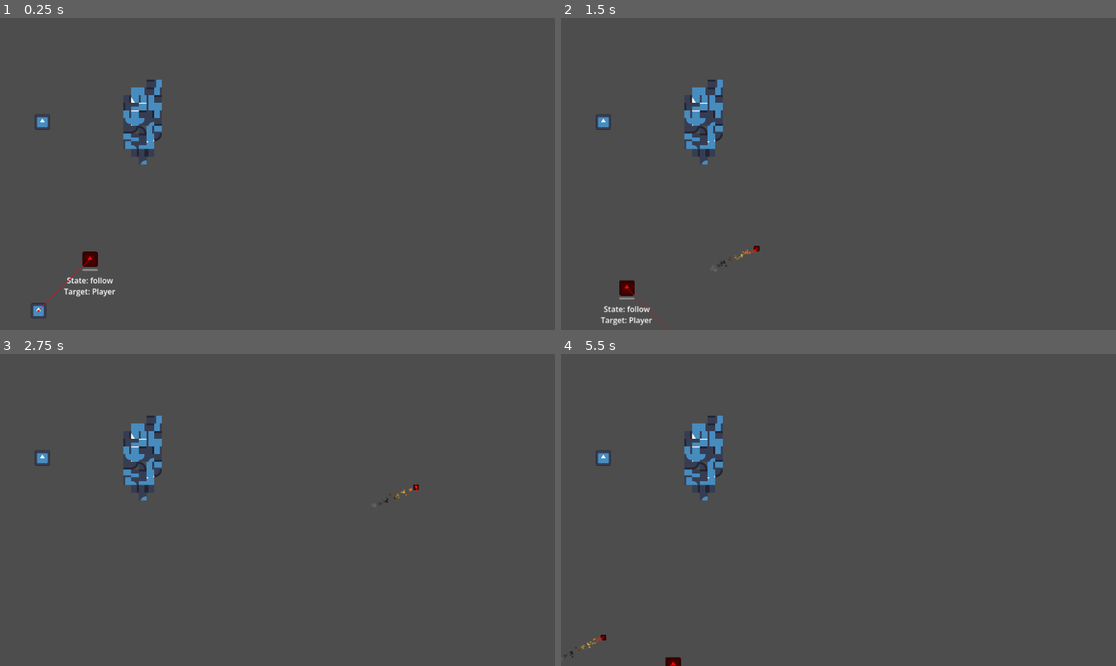
Above: before the commit, frames 1-4 (two rows, left to right).
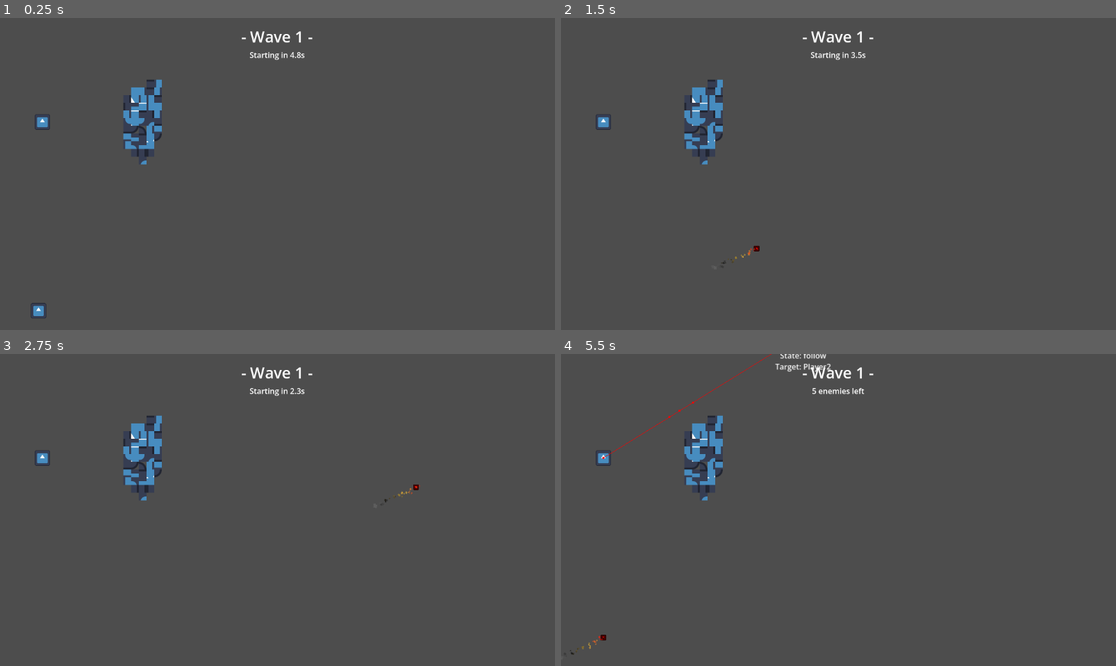
Above: after the commit, the same moments.

Repository: NIK-Pro-coder/coop-roguelike-reborn
Game: Godot game, scene res://main.tscn
Same seed, same stepped clock (60 frames per second), same inputs: the game is played once before the commit and once after it. The engine's default icon, where the game draws it, is replaced by a stand-in: a white triangle on a blue panel in a dark square.
Inputs (mouse positions are in pixels of both pictures, inside the frame that each line leads up to):
- Up to frame 1 (0.25 s): no input
- Up to frame 2 (1.5 s): tap Enter at 0.5 s; move the mouse to (960, 158) at 0.52 s; hold D (right) 0.53-1.28 s; hold Tab (cycle_spell) 0.53-1.28 s; click (960, 158) at 0.67 s; move the mouse to (727, 189) at 1.27 s; hold S (down) from 1.28 s (still down); right-click (727, 189) at 1.35 s
- Up to frame 3 (2.75 s): move the mouse to (333, 441) at 2.02 s; release S (down) at 2.03 s; hold D (right) from 2.03 s (still down); hold Tab (cycle_spell) from 2.03 s (still down)
- Up to frame 4 (5.5 s): move the mouse to (810, 572) at 2.77 s; release D (right) at 2.78 s; release Tab (cycle_spell) at 2.78 s; hold W (up) 2.78-3.53 s; right-click (810, 572) at 2.85 s; click (810, 572) at 2.92 s; move the mouse to (1005, 556) at 3.52 s; hold Tab (cycle_spell) 3.53-4.28 s; hold A (left) 3.53-5.03 s; move the mouse to (672, 463) at 4.27 s; right-click (672, 463) at 4.35 s; move the mouse to (866, 510) at 5.02 s; hold S (down) from 5.03 s (still down); hold Tab (cycle_spell) from 5.03 s (still down); click (866, 510) at 5.17 s

The runs differ from the first frame. In frame 1, 0.7% of the frame differs, in the area x 6-57%, y 4-95%; in frame 2, 0.7%, in the area x 7-57%, y 4-100%; in frame 3, 0.3%; in frame 4, 0.7%.

Commit message:
Added wave indicator + Tested some wave spawning

Diff:
--- a/Spells/FireSpell/fireball.tscn
+++ b/Spells/FireSpell/fireball.tscn
@@ -50,6 +50,6 @@
 texture = ExtResource("2_u2je5")
 
 [node name="GPUParticles2D" type="GPUParticles2D" parent="." unique_id=20977816]
-amount = 64
+amount = 32
 lifetime = 0.25
 process_material = SubResource("ParticleProcessMaterial_q22a5")
--- a/WaveMngr/wave_mngr.gd
+++ b/WaveMngr/wave_mngr.gd
@@ -1,10 +1,13 @@
 extends Node
 class_name WaveMngr
+
+@onready var wave_cd: RichTextLabel = %WaveCD
+@onready var wave_text: RichTextLabel = %WaveText
 
 ## The pool to take enemies from
 @export var pool: EnemyPool
 ## The amount of initial points to spend on waves
-@export_range(1.0, 100.0, 0.1, "or_greater") var starting_points: float = 10.0
+@export_range(1.0, 100.0, 0.1, "or_greater") var starting_points: float = 5.0
 ## The amount of points to add after each wave
 @export_range(1.0, 10.0, 0.1, "or_greater") var extra_points: float = 2.5
 ## The time to wait after a wave before spawning the next
@@ -15,8 +18,15 @@
 var waves_to_spawn: int = 0
 var enemies_spawned: Array[Enemy] = []
 
+signal waves_started
+signal wave_spawned
+signal wave_finished
+signal all_waves_finished
+
 func begin_waves(amt: int = 3) -> void:
   waves_to_spawn = amt
+
+  waves_started.emit()
   print("Begun %s waves" % amt)
 
 var wave_cooldown: float
@@ -25,7 +35,9 @@
   var points: float = starting_points + extra_points * wave_num
   wave_num += 1
   waves_to_spawn -= 1
-  print("Spawned wave %s" % wave_num)
+
+  wave_spawned.emit()
+  print("Spawned wave %s (points: %s)" % [wave_num, points])
 
   var player_center: Vector2 = Vector2.ZERO
   var radius: float = 200
@@ -67,22 +79,24 @@
   begin_waves(20)
 
 func _process(delta: float) -> void:
+  wave_text.text = "- Wave %s -" % (wave_num if len(enemies_spawned) > 0 else wave_num + 1)
+  if len(enemies_spawned) <= 0:
+    wave_cd.text = "Starting in %.1fs" % wave_cooldown
+  else:
+    wave_cd.text = "%s enemies left" % len(enemies_spawned)
+
   var idx: int = 0
   for i: Enemy in enemies_spawned:
     if !is_instance_valid(i):
       enemies_spawned.pop_at(idx)
       if len(enemies_spawned) <= 0:
+        wave_finished.emit()
         print("Wave %s finished" % wave_num)
         wave_cooldown = grace_period
         if waves_to_spawn == 0:
+          all_waves_finished.emit()
           print("Waves finished")
     idx += 1
-
-  if len(enemies_spawned) > 0:
-    var hp_comp: HpComp = Qol.find_hp_comp(get_tree().get_root())
-
-    if hp_comp:
-      hp_comp.damage(10)
 
   if len(enemies_spawned) > 0 or waves_to_spawn <= 0:
     return
--- a/WaveMngr/wave_mngr.tscn
+++ b/WaveMngr/wave_mngr.tscn
@@ -2,12 +2,47 @@
 
 [ext_resource type="Script" uid="uid://dg20p33m68pn6" path="res://WaveMngr/wave_mngr.gd" id="1_qwv2i"]
 [ext_resource type="Resource" uid="uid://0teytmijyf3" path="res://EnemyPools/Pools/floor1_pool.tres" id="2_3dcwf"]
-[ext_resource type="Texture2D" uid="uid://0msh4i528jdl" path="res://icon.svg" id="3_4slol"]
+[ext_resource type="Theme" uid="uid://dlrj8hj0dxq8r" path="res://main_theme.tres" id="3_4slol"]
 
 [node name="WaveMngr" type="Node" unique_id=2126990534]
 script = ExtResource("1_qwv2i")
 pool = ExtResource("2_3dcwf")
 
-[node name="Icon" type="Sprite2D" parent="." unique_id=879953883]
-scale = Vector2(0.125, 0.125)
-texture = ExtResource("3_4slol")
+[node name="CanvasLayer" type="CanvasLayer" parent="." unique_id=1469630310]
+
+[node name="Control" type="Control" parent="CanvasLayer" unique_id=81365693]
+layout_mode = 3
+anchors_preset = 15
+anchor_right = 1.0
+anchor_bottom = 1.0
+grow_horizontal = 2
+grow_vertical = 2
+theme = ExtResource("3_4slol")
+
+[node name="MarginContainer" type="MarginContainer" parent="CanvasLayer/Control" unique_id=516282809]
+layout_mode = 1
+anchors_preset = 15
+anchor_right = 1.0
+anchor_bottom = 1.0
+grow_horizontal = 2
+grow_vertical = 2
+
+[node name="VBoxContainer" type="VBoxContainer" parent="CanvasLayer/Control/MarginContainer" unique_id=1513353082]
+layout_mode = 2
+
+[node name="WaveText" type="RichTextLabel" parent="CanvasLayer/Control/MarginContainer/VBoxContainer" unique_id=754994671]
+unique_name_in_owner = true
+layout_mode = 2
+theme_override_font_sizes/normal_font_size = 32
+text = "- Wave 1 -"
+fit_content = true
+horizontal_alignment = 1
+
+[node name="WaveCD" type="RichTextLabel" parent="CanvasLayer/Control/MarginContainer/VBoxContainer" unique_id=1480339061]
+unique_name_in_owner = true
+layout_mode = 2
+text = "Starting in 5s"
+fit_content = true
+horizontal_alignment = 1
+
+[node name="AnimationPlayer" type="AnimationPlayer" parent="." unique_id=1672407052]
--- a/main.tscn
+++ b/main.tscn
@@ -1,8 +1,8 @@
 [gd_scene format=4 uid="uid://bbda4h7u3rerl"]
 
 [ext_resource type="PackedScene" uid="uid://cdhqce348kp2a" path="res://Player/player.tscn" id="1_ig7tw"]
+[ext_resource type="PackedScene" uid="uid://c74jbybnjf2wb" path="res://WaveMngr/wave_mngr.tscn" id="3_1bvp3"]
 [ext_resource type="TileSet" uid="uid://c2jce6753fhst" path="res://main_tileset.tres" id="3_h2yge"]
-[ext_resource type="PackedScene" uid="uid://bit8olf6c1a81" path="res://Enemies/RunnerEnemy/runner_enemy.tscn" id="4_1bvp3"]
 
 [sub_resource type="NavigationPolygon" id="NavigationPolygon_h2yge"]
 vertices = PackedVector2Array(360, 280, 360, 104, 1003.1328, -96.828125, 1132.1172, 783.2969, -127.35156, -142.96875, 280, 104, 280, 120, 248, 120, 248, 136, 232, 136, -104.578125, 752.5703, 232, 296, 248, 296, 248, 312, 264, 312, 264, 328, 328, 328, 328, 312, 344, 312, 344, 280)
@@ -26,5 +26,4 @@
 tile_map_data = PackedByteArray("AAAQABAAAAABAAUAAAAQAA8AAAADAAYAAAAQAA4AAAAGAAcAAAAQAA0AAAABAAYAAAAQAAwAAAAGAAMAAAAQAA …(624 unchanged characters)…
 tile_set = ExtResource("3_h2yge")
 
-[node name="RunnerEnemy" parent="." unique_id=1686810503 instance=ExtResource("4_1bvp3")]
-position = Vector2(200, 488)
+[node name="WaveMngr" parent="." unique_id=2126990534 instance=ExtResource("3_1bvp3")]
--- a/main_theme.tres
+++ b/main_theme.tres
@@ -1,3 +1,7 @@
 [gd_resource type="Theme" format=3 uid="uid://dlrj8hj0dxq8r"]
 
 [resource]
+MarginContainer/constants/margin_bottom = 16
+MarginContainer/constants/margin_left = 16
+MarginContainer/constants/margin_right = 16
+MarginContainer/constants/margin_top = 16
